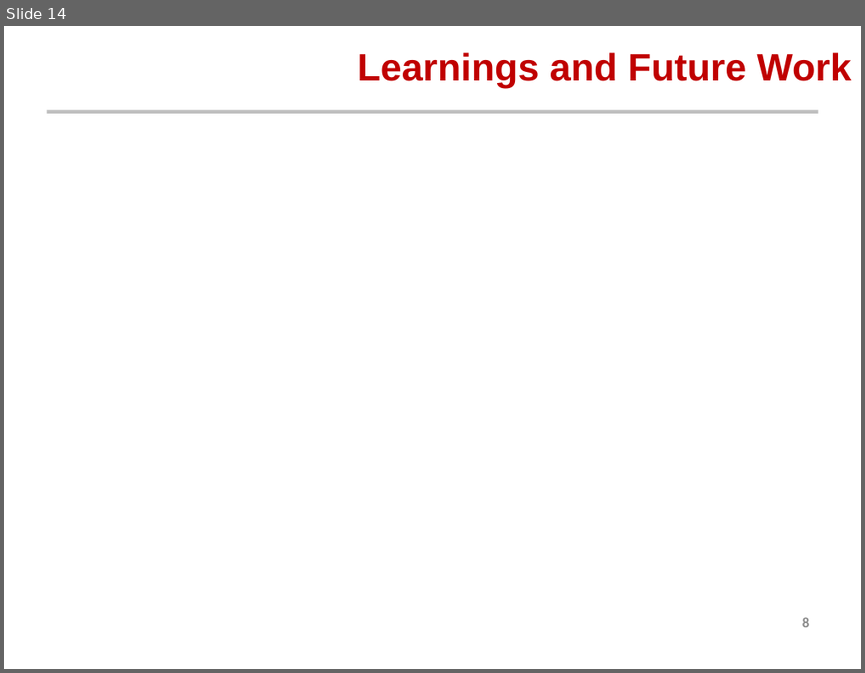
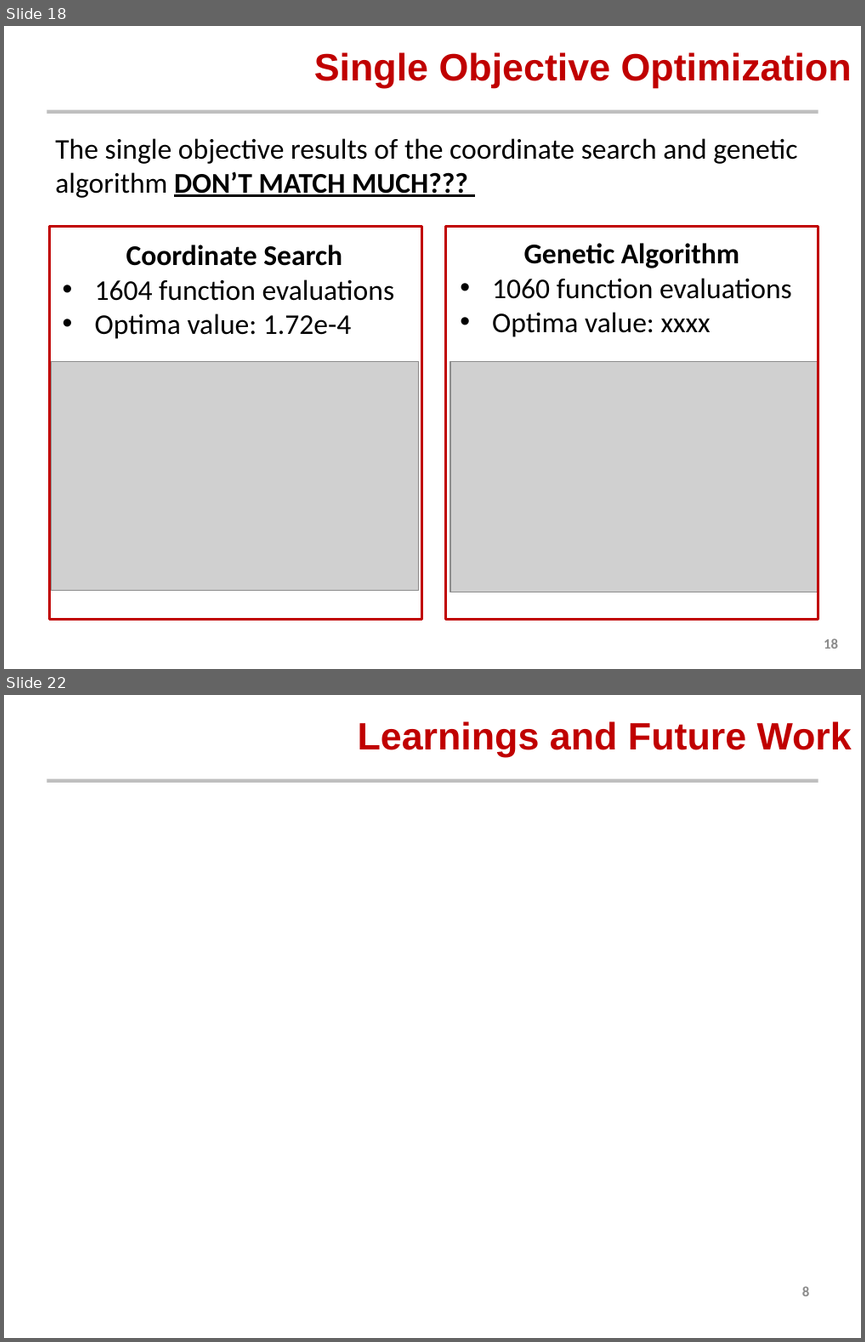
Before and after one commit to AeroSigma/Mars2040, a slide deck: MSDO/Assignment5/Mars 2040 Optimization Presentation.pptx. Shown one above the other, each under a label of ours: slide 14 before the commit, slides 18 and 22 after it; the slides between them are not shown. The pictures are 865x673 and 865x1342 pixels, drawn with LibreOffice and Linux fonts; fonts in the diff are those of the drawing; grey boxes stand for pictures; background and template pictures are left out. Boxes give left, top, right and bottom in pixels: in the first picture for what was removed or moved away, otherwise in the second. Text is boxed around its words. In the diff, an @@ line names an element or a change of style, - is before the commit and + after.

```diff
--- a/MSDO/Assignment5/Mars 2040 Optimization Presentation.pptx
+++ b/MSDO/Assignment5/Mars 2040 Optimization Presentation.pptx
@@ slide 18 added at (4,26,861,669), background #FFFFFF; not listed: 1 template element that a slide beside it also shows @@
@@ title added at (314,52,851,88), 32 pt, text #C00000, bold @@
+Single Objective Optimization
@@ text added at (55,138,797,198), 24 pt, text #000000 @@
+The single objective results of the coordinate search and genetic algorithm DON’T MATCH MUCH???
@@ rectangle added at (49,226,422,618), outline #C00000 2 pt @@
@@ rectangle added at (445,226,818,618), outline #C00000 2 pt @@
@@ text added at (95,244,395,339), 24 pt, text #000000 @@
+Coordinate Search
+• 1604 function evaluations
+• Optima value: 1.72e-4
@@ text added at (492,243,792,337), 24 pt, text #000000 @@
+Genetic Algorithm
+• 1060 function evaluations
+• Optima value: xxxx
@@ picture added at (51,362,418,590) @@
@@ picture added at (450,362,818,592) @@
@@ page number added at (823,638,838,648), 12 pt, text #8C8C8C, bold @@
+18
@@ what was slide 14 is now slide 22 @@
```
Also in this commit, not shown: 10 slides changed, 7 other slides added, 4 other files.
